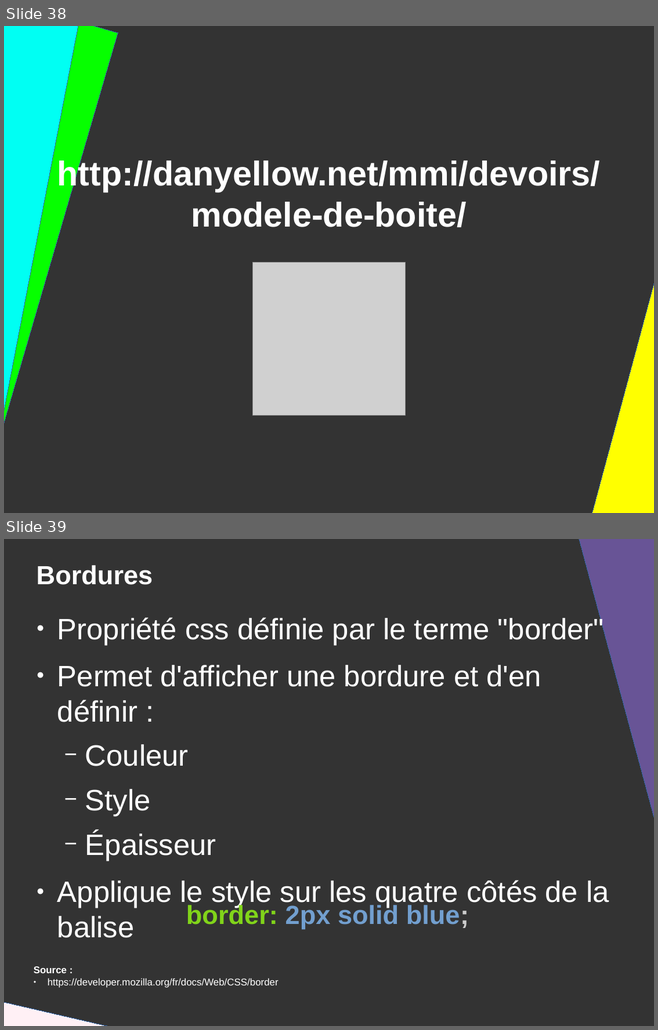
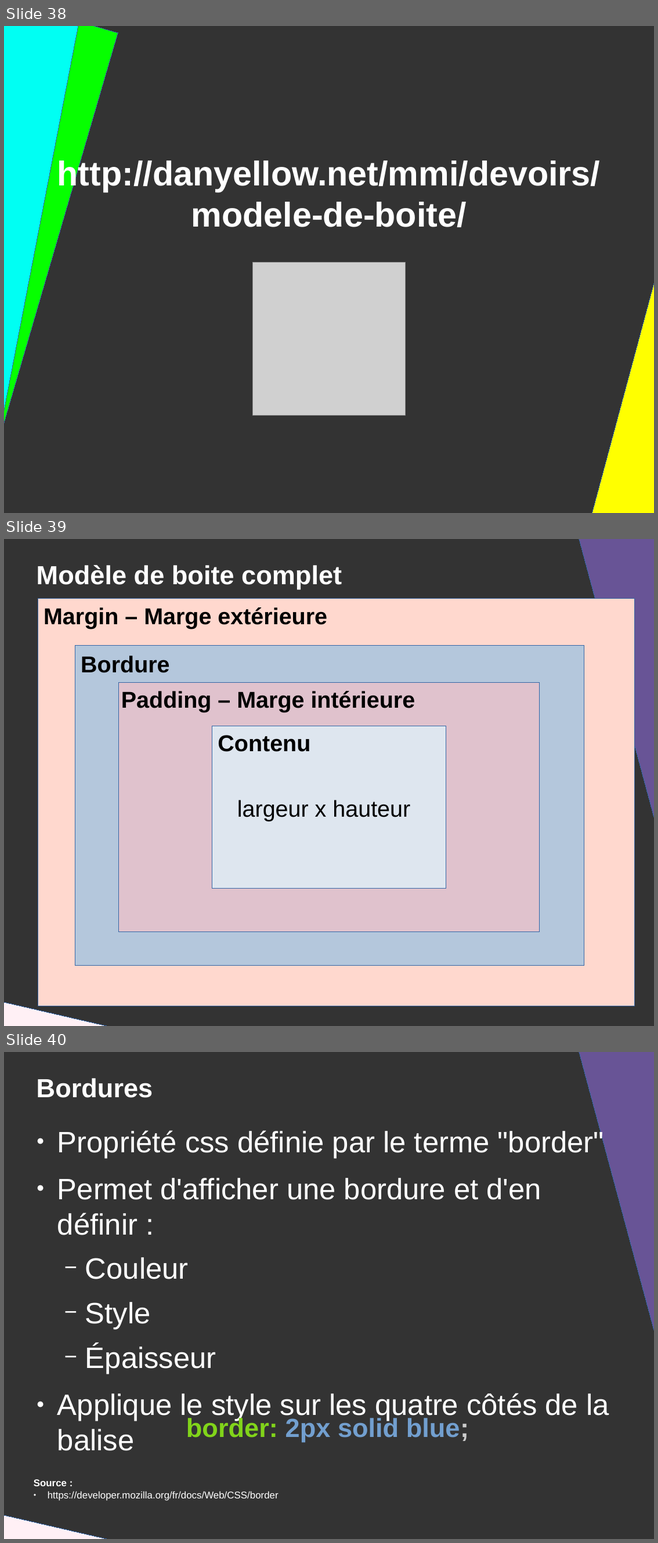
Before and after one commit to DanYellow/presentations, a slide deck: mmi/html/travaux-pratiques/numero-2/presentation.odp. Shown one above the other, each under a label of ours: slides 38 and 39 before the commit, slides 38, 39 and 40 after it. The pictures are 658x1030 and 658x1543 pixels, drawn with LibreOffice and Linux fonts; fonts in the diff are those of the drawing; grey boxes stand for pictures. Boxes give left, top, right and bottom in pixels: in the first picture for what was removed or moved away, otherwise in the second. Text is boxed around its words. In the diff, an @@ line names an element or a change of style, - is before the commit and + after.

```diff
--- a/mmi/html/travaux-pratiques/numero-2/presentation.odp
+++ b/mmi/html/travaux-pratiques/numero-2/presentation.odp
@@ slide 39 added at [4,539,654,1026], background #333333 @@
@@ right triangle added at [568,539,654,834], fill #685496, outline #3465A4 0 pt @@
@@ title added at [36,565,342,589], 32 pt, text #FFFFFF, bold @@
+Modèle de boite complet
@@ rectangle added at [38,599,634,1006], fill #FFD8CE, outline #3465A4 0 pt @@
@@ text added at [43,607,327,629], 28 pt, text #000000, bold @@
+Margin – Marge extérieure
@@ rectangle added at [75,646,584,966], fill #B4C7DC, outline #3465A4 0 pt @@
@@ text added at [81,656,169,673], 28 pt, text #000000, bold @@
+Bordure
@@ rectangle added at [118,682,539,932], fill #E0C2CD, outline #3465A4 0 pt @@
@@ text added at [121,691,415,712], 28 pt, text #000000, bold @@
+Padding – Marge intérieure
@@ rectangle added at [212,726,446,889], fill #DEE6EF, outline #3465A4 0 pt @@
@@ text added at [217,735,310,752], 28 pt, text #000000, bold @@
+Contenu
@@ text added at [237,800,410,821], 28 pt, text #000000 @@
+largeur x hauteur
@@ right triangle added at [4,993,369,1026], fill #FFF0F5, outline #3465A4 0 pt @@
@@ what was slide 39 is now slide 40 @@
```
Also in this commit, not shown: 3 slides changed, 16 other slides added, 1 slide removed, 3 other files.
